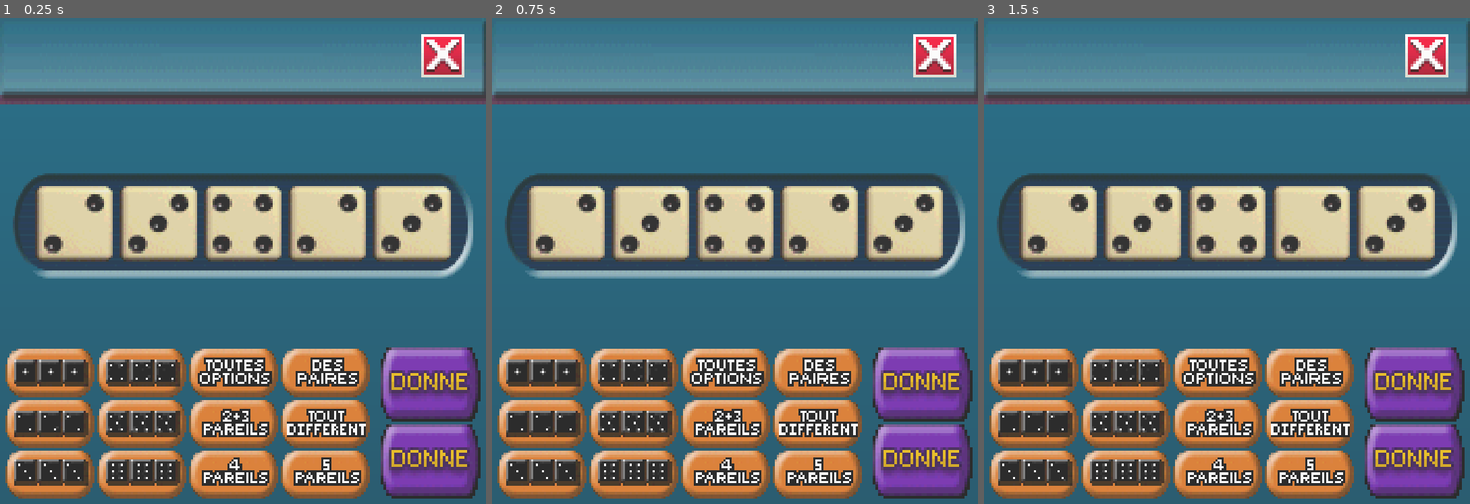
Above: before the commit, frames 1-3 (left to right).
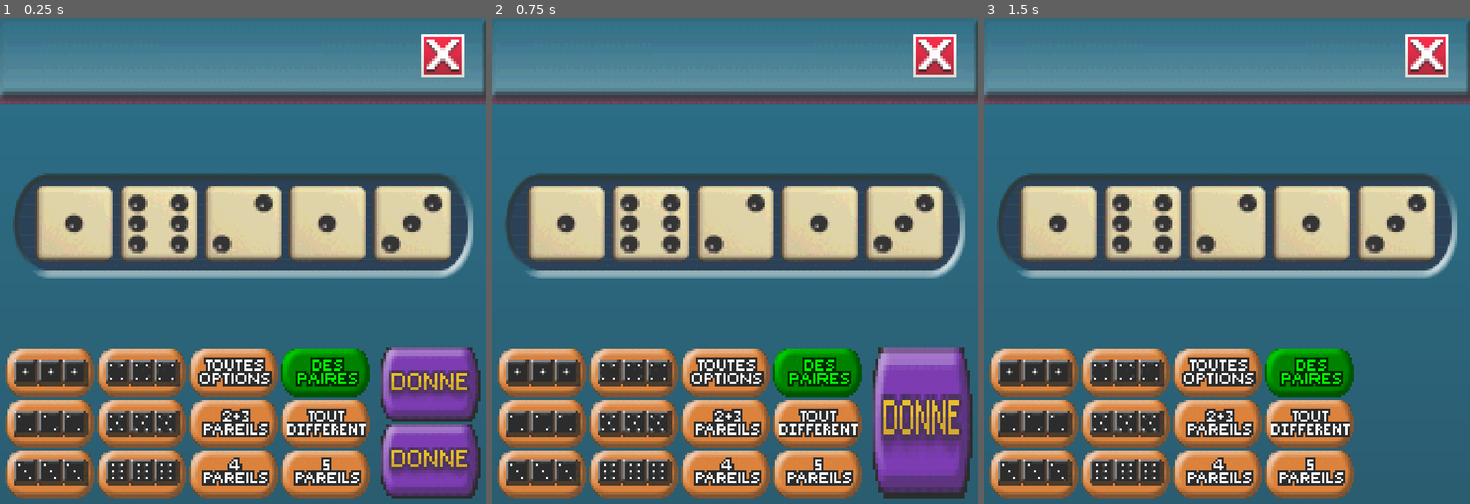
Above: after the commit, the same moments.

Repository: djalexkidd/yams
Game: Godot game, scene res://scenes/game.tscn
Same seed, same stepped clock (60 frames per second), same inputs: the game is played once before the commit and once after it.
Inputs (mouse positions are in pixels of both pictures, inside the frame that each line leads up to):
- Up to frame 1 (0.25 s): no input
- Up to frame 2 (0.75 s): click (924, 382) at 0.52 s
- Up to frame 3 (1.5 s): click (1416, 421) at 1.27 s

The runs differ from the first frame. In frame 1, 3.3% of the frame differs, in the area x 9-77%, y 36-79%; in frame 2, 8.5%; in frame 3, 9.4%, in the area x 9-99%, y 36-99%.

Commit message:
Check buttons

Diff:
--- a/scenes/game.tscn
+++ b/scenes/game.tscn
@@ -1,9 +1,10 @@
-[gd_scene load_steps=26 format=3 uid="uid://b3cli8g7jlye6"]
+[gd_scene load_steps=27 format=3 uid="uid://b3cli8g7jlye6"]
 
 [ext_resource type="Script" path="res://scripts/game.gd" id="1_3svv7"]
 [ext_resource type="Texture2D" uid="uid://yt3h73wjw0e0" path="res://assets/buttons/1.png" id="1_ehn74"]
 [ext_resource type="Texture2D" uid="uid://ddtspvc6tme47" path="res://assets/buttons/donne.png" id="1_o8lvj"]
 [ext_resource type="Texture2D" uid="uid://cqikhi4ej1e72" path="res://assets/buttons/2.png" id="2_80lwa"]
+[ext_resource type="Script" path="res://scripts/deal.gd" id="2_p01pa"]
 [ext_resource type="Texture2D" uid="uid://dqpc763imh4x0" path="res://assets/buttons/3.png" id="3_yjhsh"]
 [ext_resource type="Texture2D" uid="uid://17fmnrsw0c2h" path="res://assets/buttons/4.png" id="4_qo4cy"]
 [ext_resource type="Texture2D" uid="uid://dkd38rjsj3c7w" path="res://assets/buttons/4same.png" id="5_jrle0"]
@@ -66,14 +67,15 @@
 offset_bottom = -8.0
 grow_horizontal = 0
 grow_vertical = 0
-
-[node name="TextureButton" type="TextureButton" parent="DealButtons"]
+script = ExtResource("2_p01pa")
+
+[node name="DealButton1" type="TextureButton" parent="DealButtons"]
 layout_mode = 2
 size_flags_vertical = 3
 texture_normal = ExtResource("1_o8lvj")
 stretch_mode = 0
 
-[node name="TextureButton2" type="TextureButton" parent="DealButtons"]
+[node name="DealButton2" type="TextureButton" parent="DealButtons"]
 layout_mode = 2
 size_flags_vertical = 3
 texture_normal = ExtResource("1_o8lvj")
@@ -91,14 +93,14 @@
 grow_vertical = 0
 columns = 4
 
-[node name="1" type="TextureButton" parent="ScoreButtons"]
+[node name="One" type="TextureButton" parent="ScoreButtons"]
 layout_mode = 2
 size_flags_horizontal = 3
 size_flags_vertical = 3
 texture_normal = ExtResource("1_ehn74")
 stretch_mode = 0
 
-[node name="4" type="TextureButton" parent="ScoreButtons"]
+[node name="Four" type="TextureButton" parent="ScoreButtons"]
 layout_mode = 2
 size_flags_horizontal = 3
 size_flags_vertical = 3
@@ -119,14 +121,14 @@
 texture_normal = ExtResource("12_hlbxv")
 stretch_mode = 0
 
-[node name="2" type="TextureButton" parent="ScoreButtons"]
+[node name="Two" type="TextureButton" parent="ScoreButtons"]
 layout_mode = 2
 size_flags_horizontal = 3
 size_flags_vertical = 3
 texture_normal = ExtResource("2_80lwa")
 stretch_mode = 0
 
-[node name="5" type="TextureButton" parent="ScoreButtons"]
+[node name="Five" type="TextureButton" parent="ScoreButtons"]
 layout_mode = 2
 size_flags_horizontal = 3
 size_flags_vertical = 3
@@ -147,28 +149,28 @@
 texture_normal = ExtResource("10_eugrt")
 stretch_mode = 0
 
-[node name="3" type="TextureButton" parent="ScoreButtons"]
+[node name="Three" type="TextureButton" parent="ScoreButtons"]
 layout_mode = 2
 size_flags_horizontal = 3
 size_flags_vertical = 3
 texture_normal = ExtResource("3_yjhsh")
 stretch_mode = 0
 
-[node name="6" type="TextureButton" parent="ScoreButtons"]
+[node name="Six" type="TextureButton" parent="ScoreButtons"]
 layout_mode = 2
 size_flags_horizontal = 3
 size_flags_vertical = 3
 texture_normal = ExtResource("8_ngncf")
 stretch_mode = 0
 
-[node name="4same" type="TextureButton" parent="ScoreButtons"]
+[node name="FourSame" type="TextureButton" parent="ScoreButtons"]
 layout_mode = 2
 size_flags_horizontal = 3
 size_flags_vertical = 3
 texture_normal = ExtResource("5_jrle0")
 stretch_mode = 0
 
-[node name="5same" type="TextureButton" parent="ScoreButtons"]
+[node name="FiveSame" type="TextureButton" parent="ScoreButtons"]
 layout_mode = 2
 size_flags_horizontal = 3
 size_flags_vertical = 3
@@ -303,6 +305,9 @@
 [node name="UnpauseSound" type="AudioStreamPlayer" parent="PausePanel"]
 stream = ExtResource("23_5euy7")
 
+[connection signal="deal" from="DealButtons" to="." method="_on_deal_buttons_deal"]
+[connection signal="pressed" from="DealButtons/DealButton1" to="DealButtons" method="_on_deal_button_1_pressed"]
+[connection signal="pressed" from="DealButtons/DealButton2" to="DealButtons" method="_on_deal_button_2_pressed"]
 [connection signal="pressed" from="TaskBar/PauseButton" to="." method="_on_pause_button_pressed"]
 [connection signal="pressed" from="PausePanel/Pause/VBoxContainer/ContinueButton" to="." method="_on_continue_button_pressed"]
 [connection signal="pressed" from="PausePanel/Pause/VBoxContainer/RestartButton" to="." method="_on_restart_button_pressed"]
--- /dev/null
+++ b/scripts/deal.gd
@@ -0,0 +1,13 @@
+extends VBoxContainer
+
+signal deal
+
+func _on_deal_button_1_pressed():
+	$DealButton1.disabled = true
+	deal.emit()
+	$DealButton1.hide()
+
+func _on_deal_button_2_pressed():
+	$DealButton2.disabled = true
+	deal.emit()
+	$DealButton2.hide()
--- a/scripts/game.gd
+++ b/scripts/game.gd
@@ -4,13 +4,72 @@
 
 # Called when the node enters the scene tree for the first time.
 func _ready():
-	reroll()
+	randomize()
+	for i in 5:
+		if get_node("Dices/HBoxContainer/Dice" + str(i+1)):
+			dice[i] = randi()%6+1
+			get_node("Dices/HBoxContainer/Dice" + str(i+1)).change_number(dice[i])
+	check_options()
 
 func reroll():
 	randomize()
 	for i in 5:
-		dice[i] = randi()%6+1
-		get_node("Dices/HBoxContainer/Dice" + str(i+1)).change_number(dice[i])
+		if get_node("Dices/HBoxContainer/Dice" + str(i+1)).button_pressed:
+			dice[i] = randi()%6+1
+			get_node("Dices/HBoxContainer/Dice" + str(i+1)).change_number(dice[i])
+			get_node("Dices/HBoxContainer/Dice" + str(i+1)).button_pressed = false
+	check_options()
+
+func check_options():
+	if areAllNumbersDifferent(dice) and !$ScoreButtons/AllDifferent.disabled:
+		$ScoreButtons/AllDifferent.modulate = Color(0,1,0)
+	else:
+		$ScoreButtons/AllDifferent.modulate = Color(1,1,1)
+
+	if hasAtLeastThreeOnes(dice) and !$ScoreButtons/One.disabled:
+		$ScoreButtons/One.modulate = Color(0,1,0)
+	else:
+		$ScoreButtons/One.modulate = Color(1,1,1)
+
+	if hasAtLeastThreeTwos(dice) and !$ScoreButtons/Two.disabled:
+		$ScoreButtons/Two.modulate = Color(0,1,0)
+	else:
+		$ScoreButtons/Two.modulate = Color(1,1,1)
+
+	if hasAtLeastThreeThrees(dice) and !$ScoreButtons/Three.disabled:
+		$ScoreButtons/Three.modulate = Color(0,1,0)
+	else:
+		$ScoreButtons/Three.modulate = Color(1,1,1)
+
+	if hasAtLeastThreeFours(dice) and !$ScoreButtons/Four.disabled:
+		$ScoreButtons/Four.modulate = Color(0,1,0)
+	else:
+		$ScoreButtons/Four.modulate = Color(1,1,1)
+
+	if hasAtLeastThreeFives(dice) and !$ScoreButtons/Five.disabled:
+		$ScoreButtons/Five.modulate = Color(0,1,0)
+	else:
+		$ScoreButtons/Five.modulate = Color(1,1,1)
+
+	if hasAtLeastThreeSix(dice) and !$ScoreButtons/Six.disabled:
+		$ScoreButtons/Six.modulate = Color(0,1,0)
+	else:
+		$ScoreButtons/Six.modulate = Color(1,1,1)
+
+	if hasAnyNumberAtLeastFourTimes(dice) and !$ScoreButtons/FourSame.disabled:
+		$ScoreButtons/FourSame.modulate = Color(0,1,0)
+	else:
+		$ScoreButtons/FourSame.modulate = Color(1,1,1)
+
+	if hasAnyNumberAtLeastFiveTimes(dice) and !$ScoreButtons/FiveSame.disabled:
+		$ScoreButtons/FiveSame.modulate = Color(0,1,0)
+	else:
+		$ScoreButtons/FiveSame.modulate = Color(1,1,1)
+
+	if hasAnyPair(dice) and !$ScoreButtons/Pairs.disabled:
+		$ScoreButtons/Pairs.modulate = Color(0,1,0)
+	else:
+		$ScoreButtons/Pairs.modulate = Color(1,1,1)
 
 func _on_pause_button_pressed():
 	$PausePanel.show()
@@ -25,3 +84,141 @@
 
 func _on_exit_button_pressed():
 	get_tree().quit()
+
+func _on_deal_buttons_deal():
+	reroll()
+
+# FONCTIONS POUR VÉRIFIER SI LE JOUEUR PEUT JOUER
+
+# Si tous les nombres sont différents ⚀⚁⚂⚃⚄
+func areAllNumbersDifferent(dice):
+	var uniqueNumbers = {}
+
+	# Parcourez le tableau et vérifiez si chaque nombre est unique
+	for number in dice:
+		if number in uniqueNumbers:
+			return false  # Si un nombre est en double, renvoyez faux
+		else:
+			uniqueNumbers[number] = true  # Marquez le nombre comme vu
+
+	return true  # Si tous les nombres sont uniques, renvoyez vrai
+
+# Si au moins trois fois Un ⚀⚀⚀
+func hasAtLeastThreeOnes(dice):
+	var oneCount = 0
+
+	# Parcourez le tableau et comptez combien de fois le nombre 1 apparaît
+	for number in dice:
+		if number == 1:
+			oneCount += 1
+
+	return oneCount >= 3  # Renvoie vrai si le nombre 1 apparaît au moins trois fois
+
+# Si au moins trois fois Deux ⚁⚁⚁
+func hasAtLeastThreeTwos(dice):
+	var oneCount = 0
+
+	# Parcourez le tableau et comptez combien de fois le nombre 1 apparaît
+	for number in dice:
+		if number == 2:
+			oneCount += 1
+
+	return oneCount >= 3  # Renvoie vrai si le nombre 1 apparaît au moins trois fois
+
+# Si au moins trois fois Trois ⚂⚂⚂
+func hasAtLeastThreeThrees(dice):
+	var oneCount = 0
+
+	# Parcourez le tableau et comptez combien de fois le nombre 1 apparaît
+	for number in dice:
+		if number == 3:
+			oneCount += 1
+
+	return oneCount >= 3  # Renvoie vrai si le nombre 1 apparaît au moins trois fois
+
+# Si au moins trois fois Quatre ⚃⚃⚃
+func hasAtLeastThreeFours(dice):
+	var oneCount = 0
+
+	# Parcourez le tableau et comptez combien de fois le nombre 1 apparaît
+	for number in dice:
+		if number == 4:
+			oneCount += 1
+
+	return oneCount >= 3  # Renvoie vrai si le nombre 1 apparaît au moins trois fois
+
+# Si au moins trois fois Cinq ⚄⚄⚄
+func hasAtLeastThreeFives(dice):
+	var oneCount = 0
+
+	# Parcourez le tableau et comptez combien de fois le nombre 1 apparaît
+	for number in dice:
+		if number == 5:
+			oneCount += 1
+
+	return oneCount >= 3  # Renvoie vrai si le nombre 1 apparaît au moins trois fois
+
+# Si au moins trois fois Six ⚅⚅⚅
+func hasAtLeastThreeSix(dice):
+	var oneCount = 0
+
+	# Parcourez le tableau et comptez combien de fois le nombre 1 apparaît
+	for number in dice:
+		if number == 6:
+			oneCount += 1
+
+	return oneCount >= 3  # Renvoie vrai si le nombre 1 apparaît au moins trois fois
+
+# Si au moins quatre fois le même nombre ⚃⚃⚃⚃
+func hasAnyNumberAtLeastFourTimes(dice):
+	var count = {}
+
+	# Compter le nombre d'occurrences de chaque nombre dans le tableau
+	for number in dice:
+		if number not in count:
+			count[number] = 1
+		else:
+			count[number] += 1
+
+	# Vérifier s'il y a un nombre au moins quatre fois
+	for key in count:
+		if count[key] >= 4:
+			return true
+
+	return false
+
+# Si au moins cinq fois le même nombre ⚄⚄⚄⚄⚄
+func hasAnyNumberAtLeastFiveTimes(dice):
+	var count = {}
+
+	# Compter le nombre d'occurrences de chaque nombre dans le tableau
+	for number in dice:
+		if number not in count:
+			count[number] = 1
+		else:
+			count[number] += 1
+
+	# Vérifier s'il y a un nombre au moins quatre fois
+	for key in count:
+		if count[key] >= 5:
+			return true
+
+	return false
+
+# Si au moins une paire ⚁⚁
+func hasAnyPair(dice):
+	var count = {}
+
+	# Compter le nombre d'occurrences de chaque nombre dans le tableau
+	for number in dice:
+		if number not in count:
+			count[number] = 1
+		else:
+			count[number] += 1
+
+	# Vérifier s'il y a un nombre au moins quatre fois
+	for key in count:
+		if count[key] >= 2:
+			return true
+
+	return false
